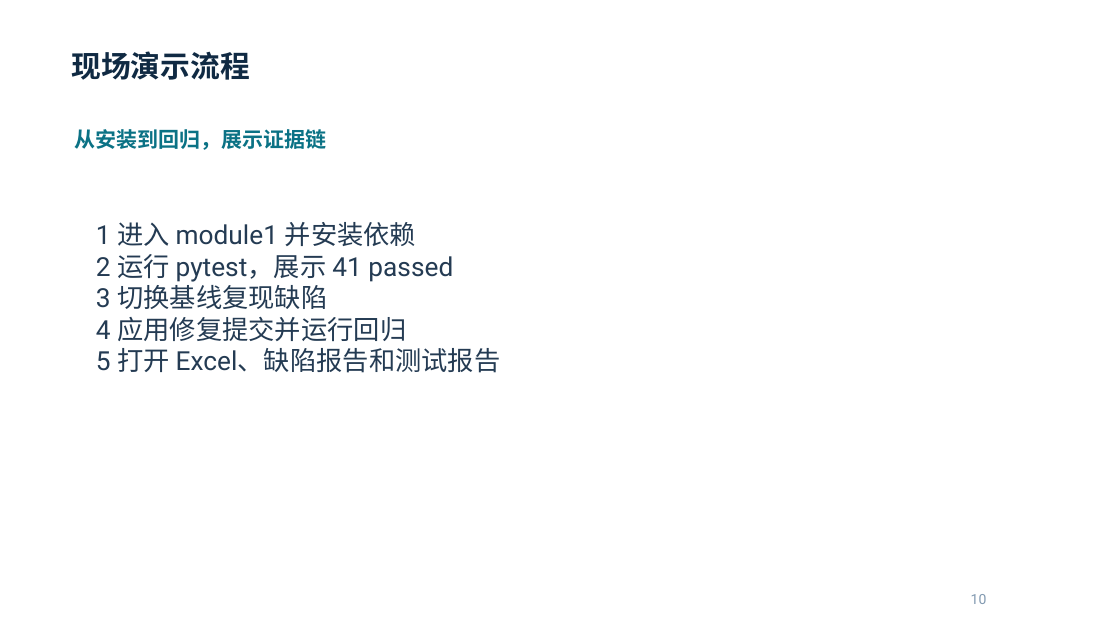
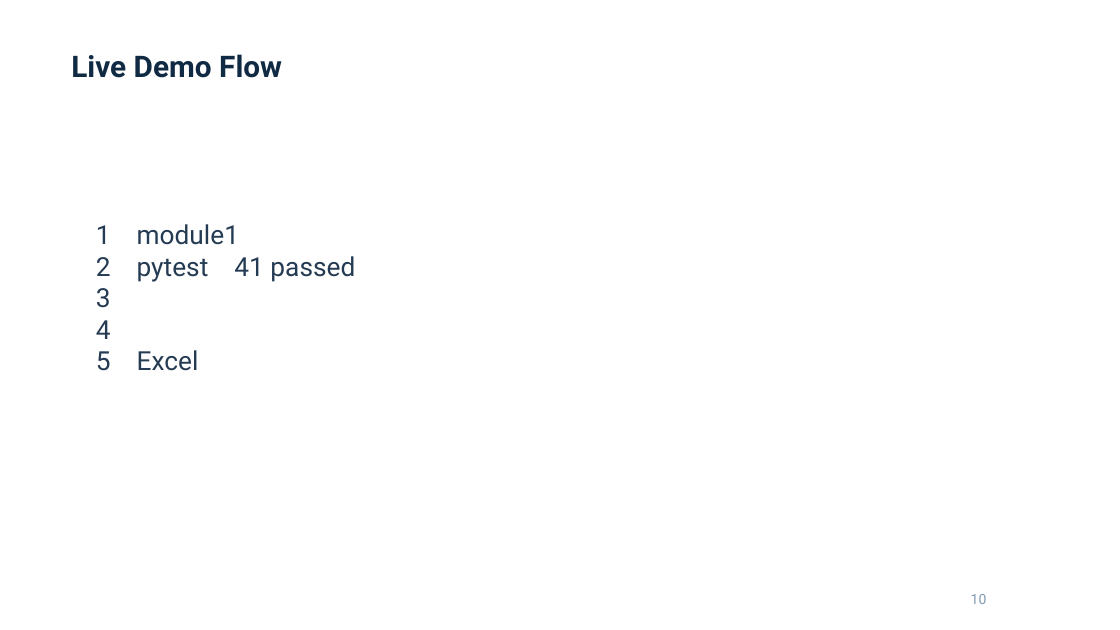
Before and after one commit to cornell-hust/ST_pratice, a slide deck: slide 10 of module1/presentation/build/candidate.pptx. Drawn at 1120x630 pixels with LibreOffice and Linux fonts; fonts in the diff are those of the drawing. Boxes give left, top, right and bottom in pixels: in the first picture for what was removed or moved away, otherwise in the second. Text is boxed around its words. In the diff, an @@ line names an element or a change of style, - is before the commit and + after.

Commit message:
fix(module1): use ASCII-safe presentation text

```diff
--- a/module1/presentation/build/candidate.pptx
+++ b/module1/presentation/build/candidate.pptx
@@ text at bbox=[71, 54, 282, 78]: text changed @@
-现场演示流程
+Live Demo Flow
@@ text removed at bbox=[75, 129, 327, 150] @@
-从安装到回归，展示证据链
@@ text at bbox=[96, 224, 355, 371]: text changed @@
-1 进入 module1 并安装依赖
-2 运行 pytest，展示 41 passed
-3 切换基线复现缺陷
-4 应用修复提交并运行回归
-5 打开 Excel、缺陷报告和测试报告
+1 module1
+2 pytest 41 passed
+3
+4
+5 Excel
```
Also in this commit, not shown: 10 other slides changed, 15 other files.
